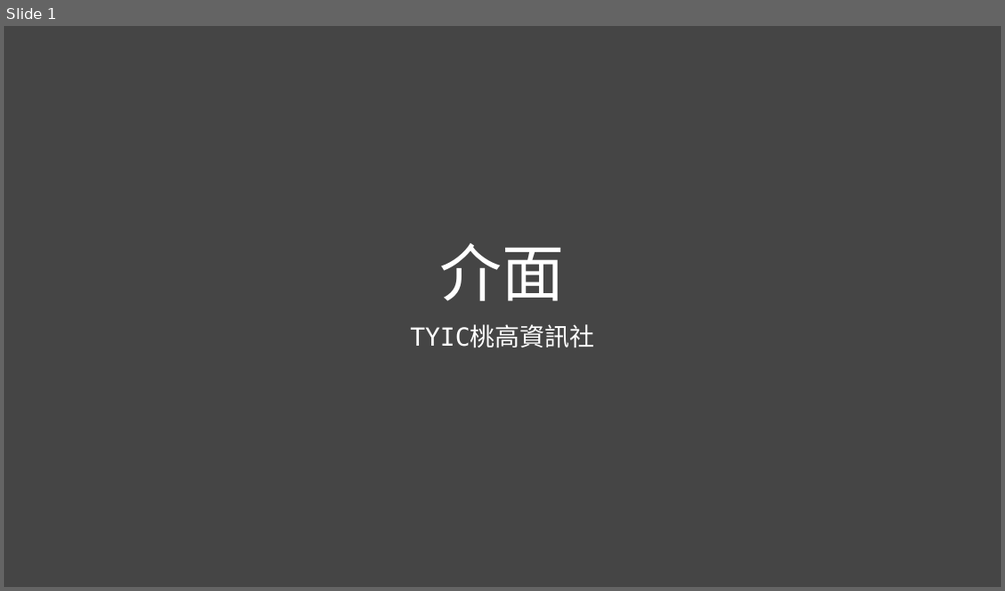
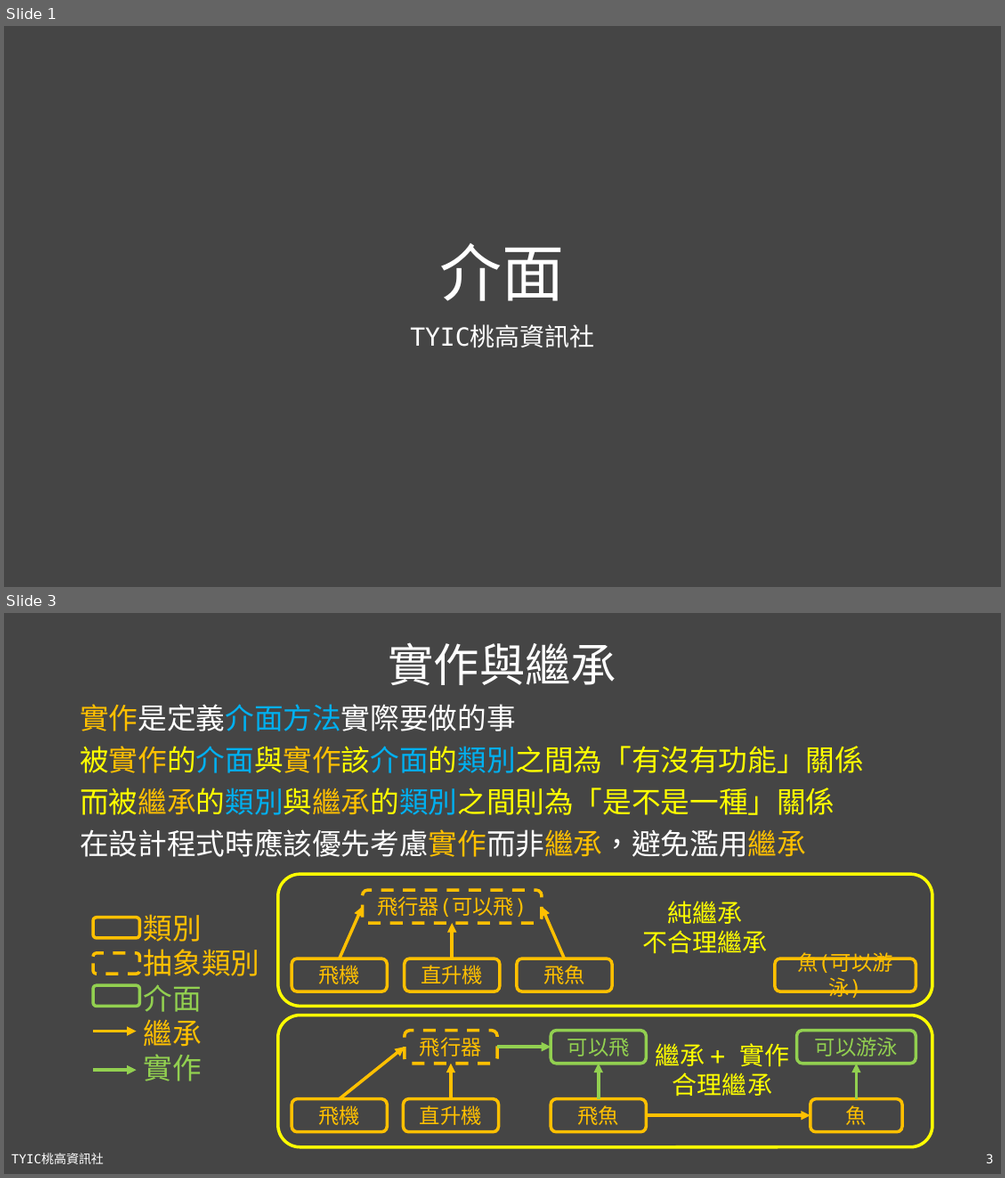
Before and after one commit to TYSHIC/slides, a slide deck: powerpoint/11_介面.pptx. Shown one above the other, each under a label of ours: slide 1 before the commit, slides 1 and 3 after it; the slides between them are not shown. The pictures are 1005x591 and 1005x1178 pixels, drawn with LibreOffice and Linux fonts; fonts in the diff are those of the drawing. Boxes give left, top, right and bottom in pixels: in the first picture for what was removed or moved away, otherwise in the second. Text is boxed around its words. In the diff, an @@ line names an element or a change of style, - is before the commit and + after.

```diff
--- a/powerpoint/11_介面.pptx
+++ b/powerpoint/11_介面.pptx
@@ slide 3 added at bbox=[4, 613, 1001, 1174], background #454545 @@
@@ title added at bbox=[388, 642, 617, 685], 44 pt, text #FFFFFF @@
+實作與繼承
@@ text added at bbox=[80, 704, 864, 857], 28 pt, text #FFFF00 @@
+實作是定義介面方法實際要做的事
+被實作的介面與實作該介面的類別之間為「有沒有功能」關係
+而被繼承的類別與繼承的類別之間則為「是不是一種」關係
+在設計程式時應該優先考慮實作而非繼承，避免濫用繼承
@@ group added at bbox=[278, 874, 932, 1005]: 6 rounded rectangles, 3 arrows, 1 text @@
+飛行器(可以飛)
+飛機
+飛魚
+魚(可以游泳)
+直升機
+純繼承
+不合理繼承
@@ group added at bbox=[93, 914, 260, 1081]: 3 rounded rectangles, 2 arrows, 1 text @@
+類別
+抽象類別
+介面
+繼承
+實作
@@ group added at bbox=[278, 1015, 932, 1147]: 8 rounded rectangles, 6 arrows, 1 text @@
+飛行器
+飛機
+飛魚
+魚
+可以游泳
+直升機
+可以飛
+繼承 + 實作
+合理繼承
@@ text added at bbox=[11, 1153, 104, 1164], 12 pt, text #FFFFFF @@
+TYIC桃高資訊社
@@ page number added at bbox=[986, 1153, 993, 1163], 12 pt, text #FFFFFF @@
+3
```
Also in this commit, not shown: 2 slides changed, 5 other slides added, 14 other files.
